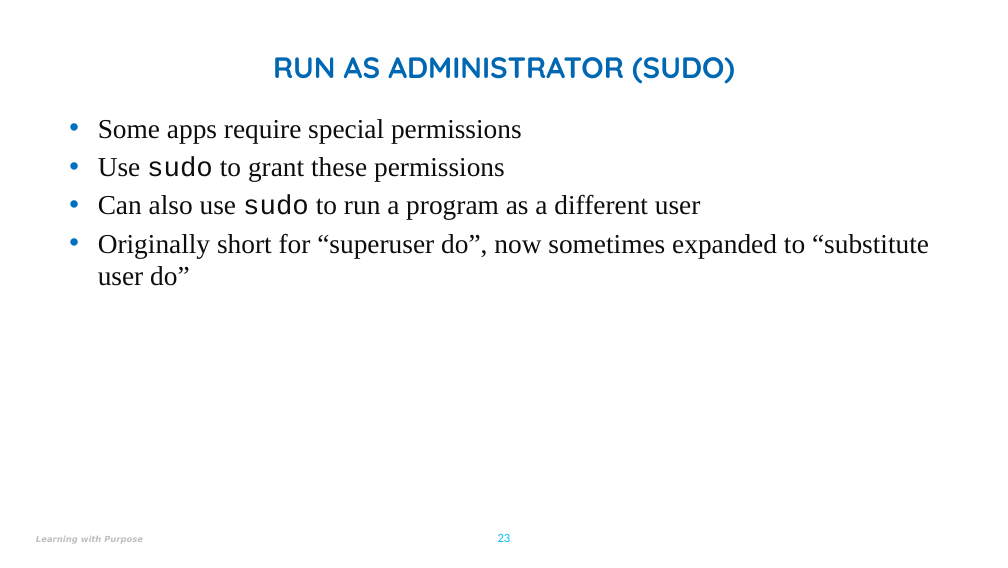
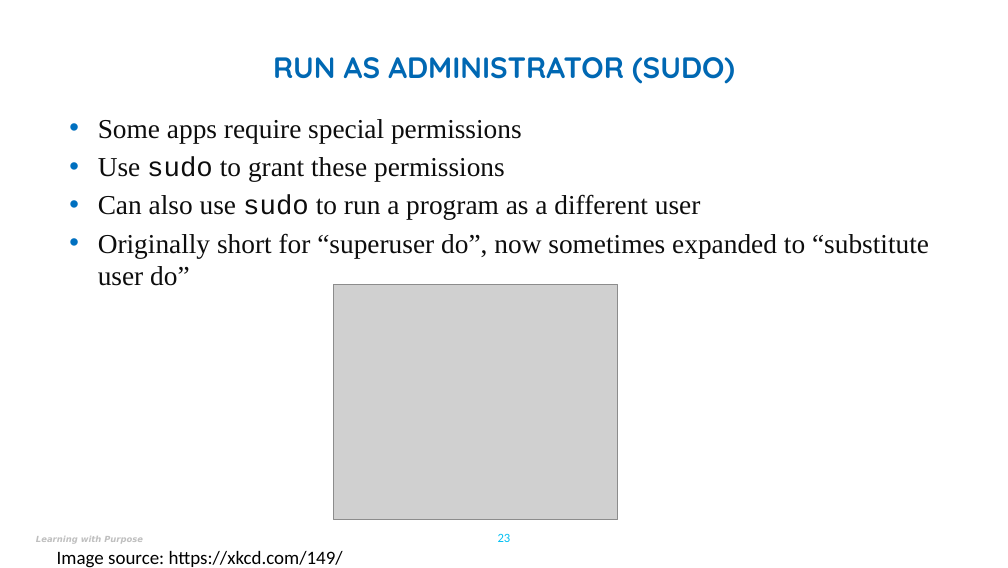
Before and after one commit to jdalyuml/fys-cs, a slide deck: slide 23 of notes/Week12-linux.pptx. Drawn at 1008x568 pixels with LibreOffice and Linux fonts; fonts in the diff are those of the drawing; grey boxes stand for pictures; background and template pictures are left out. Boxes give left, top, right and bottom in pixels: in the first picture for what was removed or moved away, otherwise in the second. Text is boxed around its words. In the diff, an @@ line names an element or a change of style, - is before the commit and + after.

```diff
--- a/notes/Week12-linux.pptx
+++ b/notes/Week12-linux.pptx
@@ picture added at [333,284,618,520] @@
@@ text added at [57,551,343,568], 18 pt, text #000000 @@
+Image source: https://xkcd.com/149/
```
Also in this commit, not shown: 2 other files.
